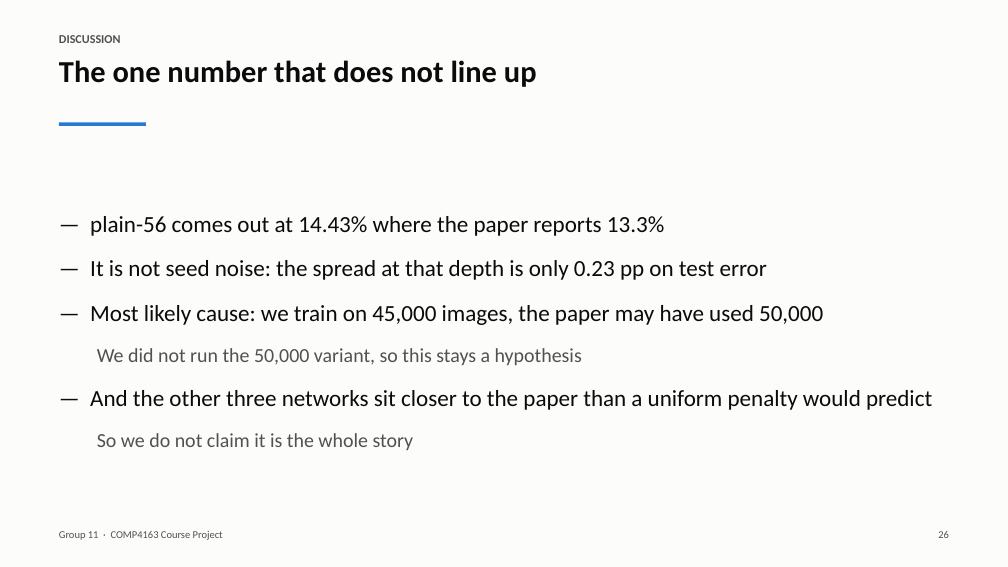
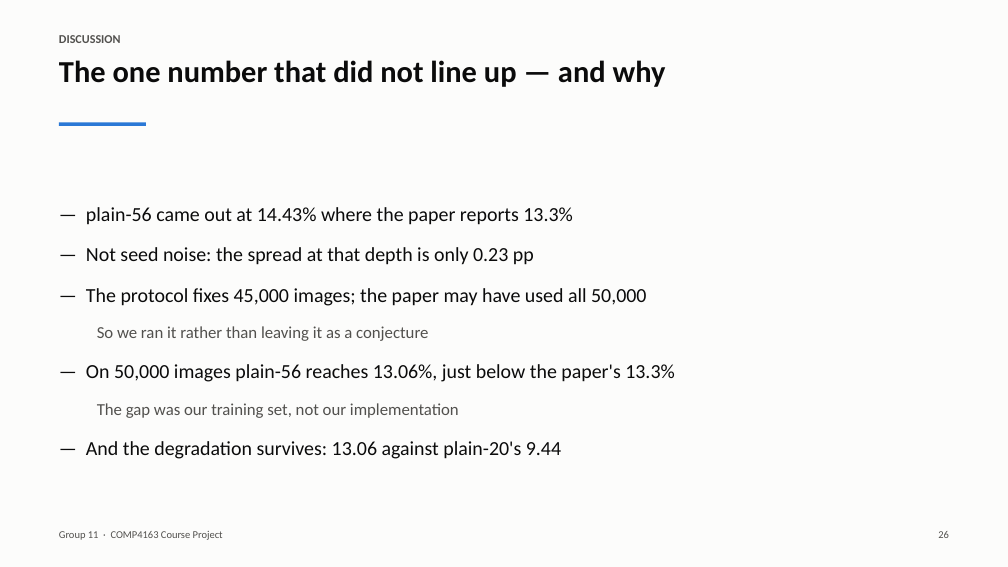
Before and after one commit to v68md6ttb2-ux/COMP4163-ResNet-Degradation, a slide deck: slide 26 of report/slides.pptx. Drawn at 1008x567 pixels with LibreOffice and Linux fonts; fonts in the diff are those of the drawing. Boxes give left, top, right and bottom in pixels: in the first picture for what was removed or moved away, otherwise in the second. Text is boxed around its words. In the diff, an @@ line names an element or a change of style, - is before the commit and + after.

Commit message:
Train both plain networks on 50,000 images: the gap was the training set
The protocol fixes 45,000 training images, and plain-56 came out 1.13 points
worse than the paper's Table 6. The paper never says whether its own networks
used 45,000 or all 50,000, so we tested the explanation instead of stating it.

Three seeds per depth, everything else unchanged, no validation set:

  plain-56   14.43% (45k)  ->  13.06% (50k)   paper 13.3%
  plain-20    9.87% (45k)  ->   9.44% (50k)   paper 9.7%

The gap was our training set, not our implementation. Two things matter more
than the number: training error moves the other way (2.47 -> 4.77), so more
data makes the deep plain network fit worse while generalising better; and the
degradation survives (13.06 against 9.44 on test, a 3.62-point gap over a 1.19
spread). Fixing the replication and removing the degradation are two different
problems.

Plain-56's training-error spread at 50k is 3.45 points against 0.70 at 45k --
five times wider -- so the instability finding holds at both training-set sizes.

Code: --train-size on src/train.py, num_train on CIFAR10Data; the validation
error is reported as nan when there is no held-out set.

Report section 8 and the deck now carry the result, with the 50k table as a
backup slide.

```diff
--- a/report/slides.pptx
+++ b/report/slides.pptx
@@ text at bbox=[59, 60, 666, 87]: text changed @@
-The one number that does not line up
+The one number that did not line up — and why
@@ text at bbox=[86, 207, 675, 459]: text changed; size 22 to 19 pt @@
-— plain-56 comes out at 14.43% where the paper reports 13.3%
-— It is not seed noise: the spread at that depth is only 0.23 pp on test error
-— Most likely cause: we train on 45,000 images, the paper may have used 50,000
-  We did not run the 50,000 variant, so this stays a hypothesis
-— And the other three networks sit closer to the paper than a uniform penalty would predict
-  So we do not claim it is the whole story
+— plain-56 came out at 14.43% where the paper reports 13.3%
+— Not seed noise: the spread at that depth is only 0.23 pp
+— The protocol fixes 45,000 images; the paper may have used all 50,000
+  So we ran it rather than leaving it as a conjecture
+— On 50,000 images plain-56 reaches 13.06%, just below the paper's 13.3%
+  The gap was our training set, not our implementation
+— And the degradation survives: 13.06 against plain-20's 9.44
```
Also in this commit, not shown: 3 other slides changed, 1 slide added, 36 other files.
